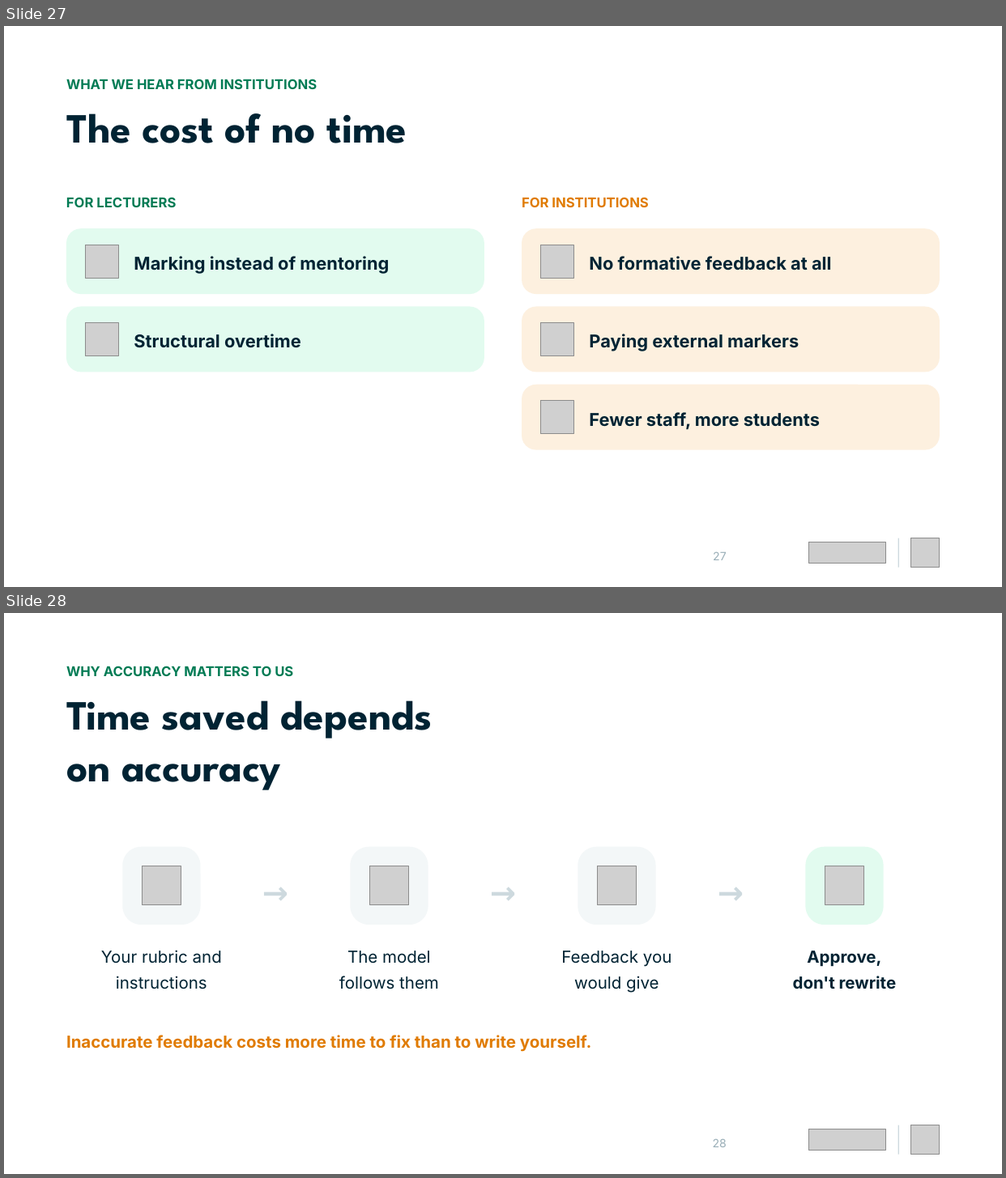
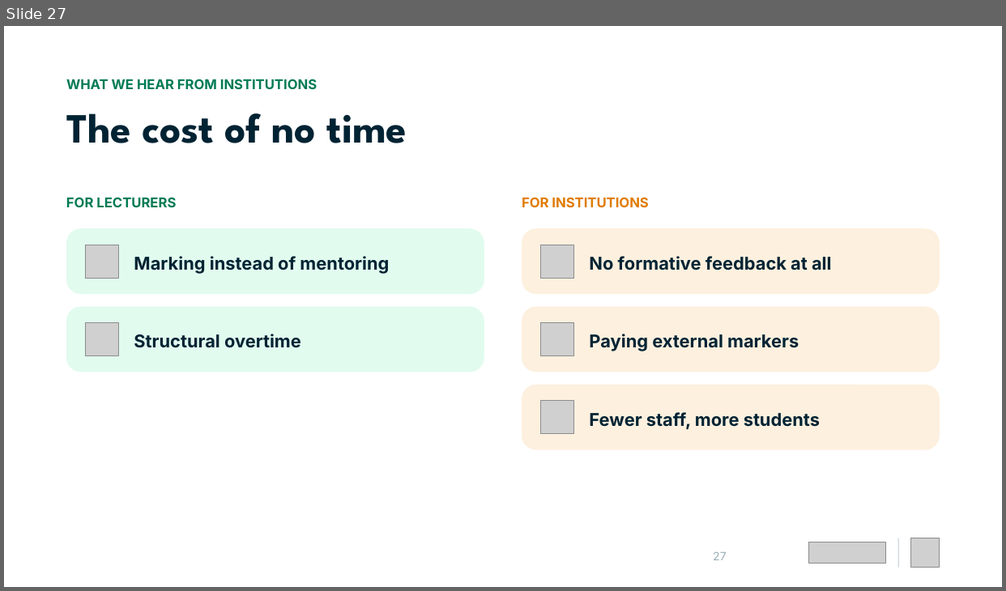
Before and after one commit to Dante-Eduface/Claude, a slide deck: GTM/Event manager/jisc-webinar/deck/jisc-webinar-bewerkbaar.pptx. Shown one above the other, each under a label of ours: slides 27 and 28 before the commit, slide 27 after it. The pictures are 1006x1178 and 1006x591 pixels, drawn with LibreOffice and Linux fonts; fonts in the diff are those of the drawing; grey boxes stand for pictures. Boxes give left, top, right and bottom in pixels: in the first picture for what was removed or moved away, otherwise in the second. Text is boxed around its words. In the diff, an @@ line names an element or a change of style, - is before the commit and + after.

```diff
--- a/GTM/Event manager/jisc-webinar/deck/jisc-webinar-bewerkbaar.pptx
+++ b/GTM/Event manager/jisc-webinar/deck/jisc-webinar-bewerkbaar.pptx
@@ slide 28 removed at (x1=4, y1=613, x2=1002, y2=1174), background #FFFFFF @@
@@ text removed at (x1=66, y1=666, x2=293, y2=676) @@
-WHY ACCURACY MATTERS TO US
@@ text removed at (x1=66, y1=700, x2=432, y2=790) @@
-Time saved depends
-on accuracy
@@ rounded rectangle removed at (x1=122, y1=846, x2=200, y2=924) @@
@@ rounded rectangle removed at (x1=350, y1=846, x2=428, y2=924) @@
@@ rounded rectangle removed at (x1=578, y1=846, x2=656, y2=924) @@
@@ rounded rectangle removed at (x1=806, y1=846, x2=884, y2=924) @@
@@ picture removed at (x1=142, y1=867, x2=181, y2=905) @@
@@ text removed at (x1=208, y1=867, x2=343, y2=905) @@
-→
@@ picture removed at (x1=370, y1=867, x2=409, y2=905) @@
@@ text removed at (x1=436, y1=867, x2=570, y2=905) @@
-→
@@ picture removed at (x1=598, y1=867, x2=637, y2=905) @@
@@ text removed at (x1=663, y1=867, x2=798, y2=905) @@
-→
@@ picture removed at (x1=825, y1=867, x2=864, y2=905) @@
@@ text removed at (x1=101, y1=950, x2=222, y2=990) @@
-Your rubric and
-instructions
@@ text removed at (x1=339, y1=951, x2=439, y2=990) @@
-The model
-follows them
@@ text removed at (x1=561, y1=951, x2=671, y2=993) @@
-Feedback you
-would give
@@ text removed at (x1=793, y1=951, x2=897, y2=990) @@
-Approve,
-don't rewrite
@@ text removed at (x1=66, y1=1035, x2=592, y2=1052) @@
-Inaccurate feedback costs more time to fix than to write yourself.
@@ text removed at (x1=713, y1=1139, x2=727, y2=1148) @@
-28
@@ picture removed at (x1=809, y1=1130, x2=886, y2=1151) @@
@@ rectangle removed at (x1=898, y1=1126, x2=899, y2=1155) @@
@@ picture removed at (x1=910, y1=1126, x2=940, y2=1155) @@
```
Also in this commit, not shown: 14 slides changed, 4 slides added, 4 other slides removed, 32 other files.
